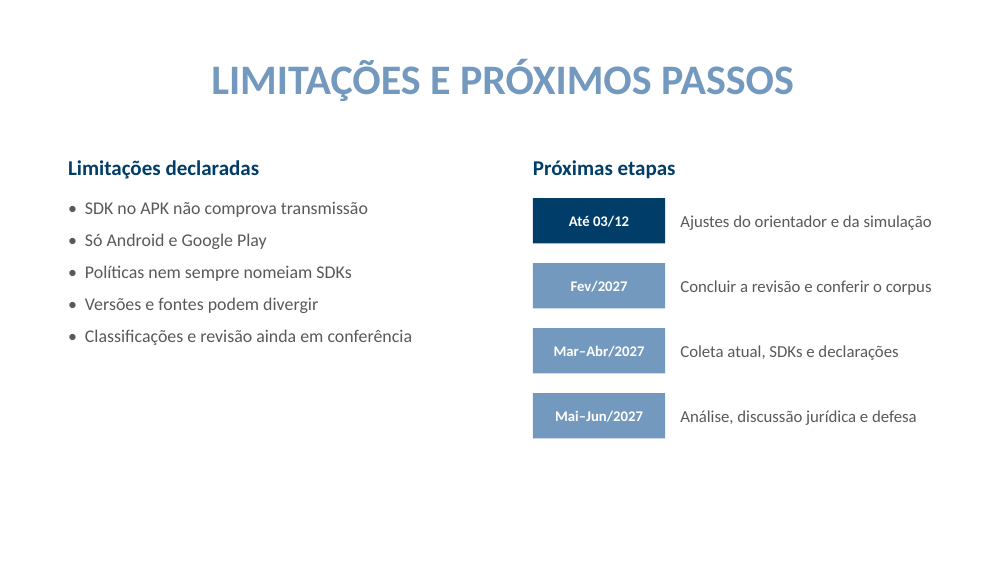
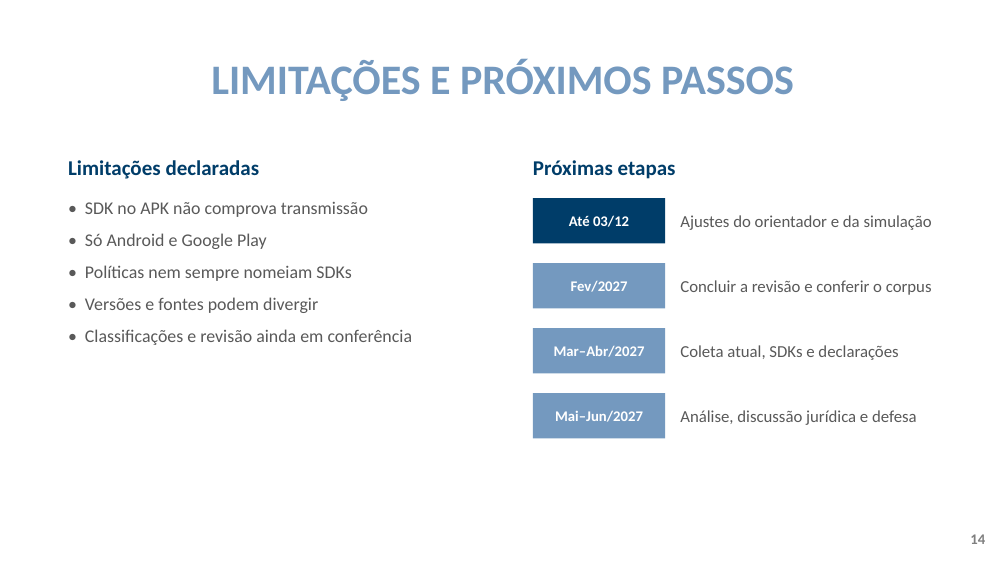
Before and after one commit to ClaudioAMF1/TCC, a slide deck: slide 14 of tcc/apresentacao/simulacao-defesa-rascunho.pptx. Drawn at 1008x567 pixels with LibreOffice and Linux fonts; fonts in the diff are those of the drawing; background and template pictures are left out. Boxes give left, top, right and bottom in pixels: in the first picture for what was removed or moved away, otherwise in the second. Text is boxed around its words. In the diff, an @@ line names an element or a change of style, - is before the commit and + after.

```diff
--- a/tcc/apresentacao/simulacao-defesa-rascunho.pptx
+++ b/tcc/apresentacao/simulacao-defesa-rascunho.pptx
@@ page number added at (x1=970, y1=534, x2=985, y2=544), 14 pt, text #7F7F7F, bold @@
+14
```
Also in this commit, not shown: 14 other slides changed, 3 other files.
